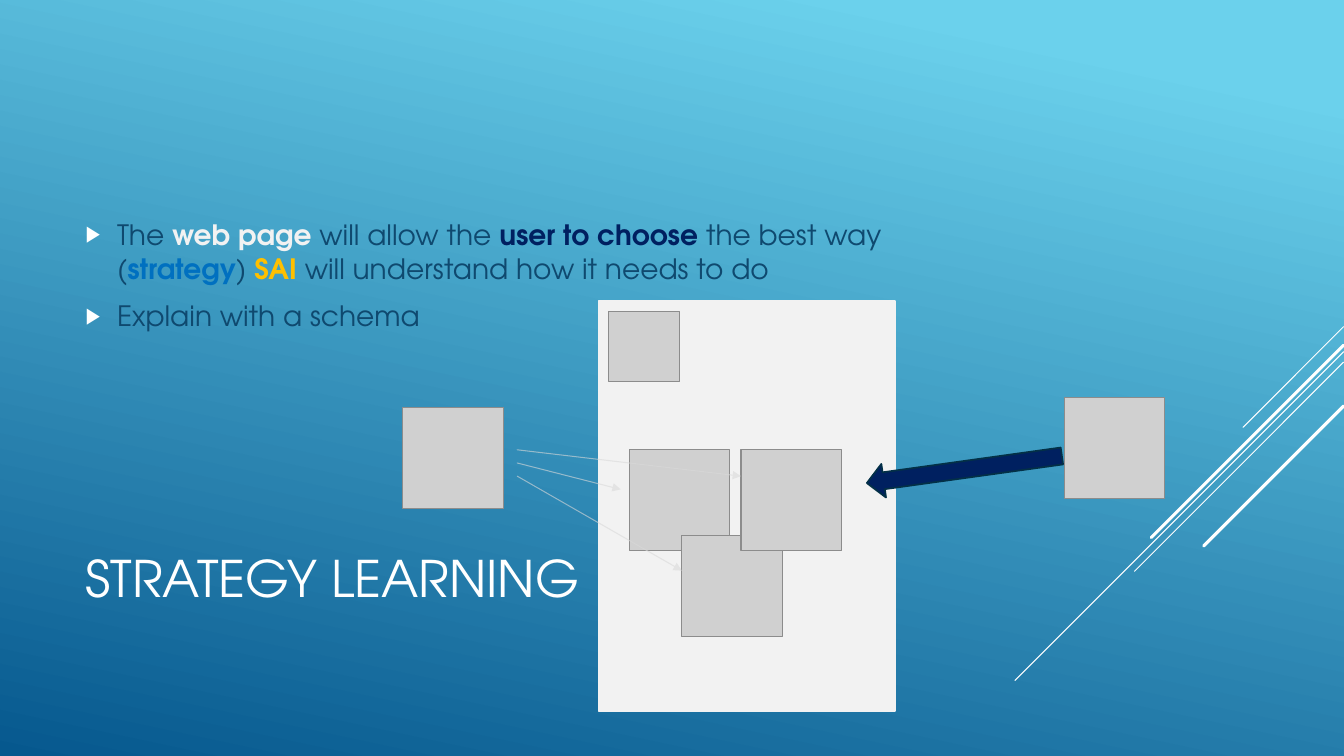
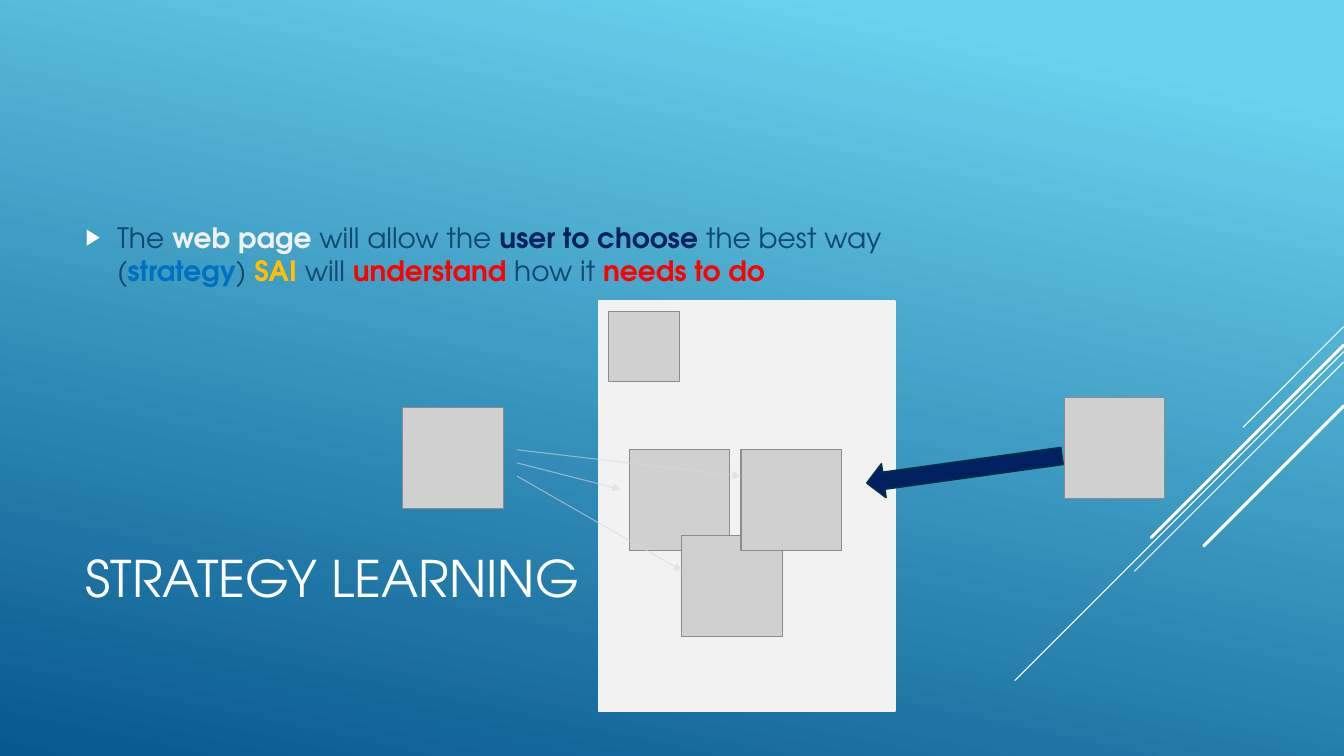
Before and after one commit to jnguyen1192/SIA, a slide deck: slide 17 of SAI_presentation.pptx. Drawn at 1344x756 pixels with LibreOffice and Linux fonts; fonts in the diff are those of the drawing; grey boxes stand for pictures. Boxes give left, top, right and bottom in pixels: in the first picture for what was removed or moved away, otherwise in the second. Text is boxed around its words. In the diff, an @@ line names an element or a change of style, - is before the commit and + after.

Commit message:
#12 Understand color on strategy learning updated on solutions slides

```diff
--- a/SAI_presentation.pptx
+++ b/SAI_presentation.pptx
@@ text "The web page will allow ..." at <box>117,227,881,287</box>: text colour #0F496F to #FF0000, bold on in "understand needs to do" @@
@@ text at <box>117,305,420,331</box>: paragraph removed @@
-▶ Explain with a schema
```
